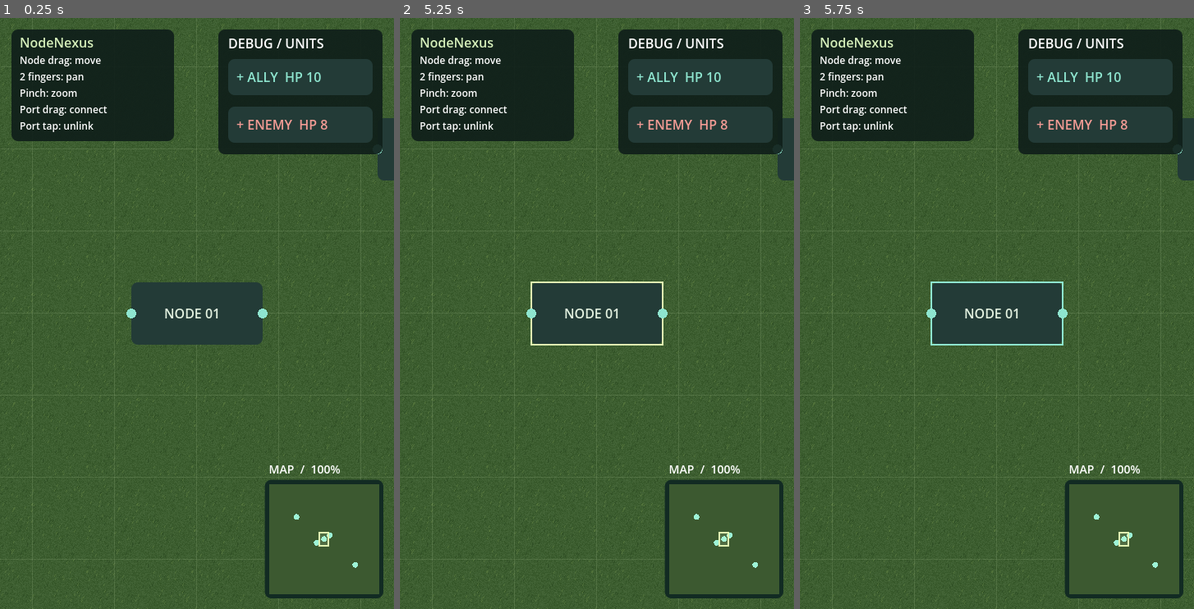
Above: before the commit, frames 1-3 (left to right).
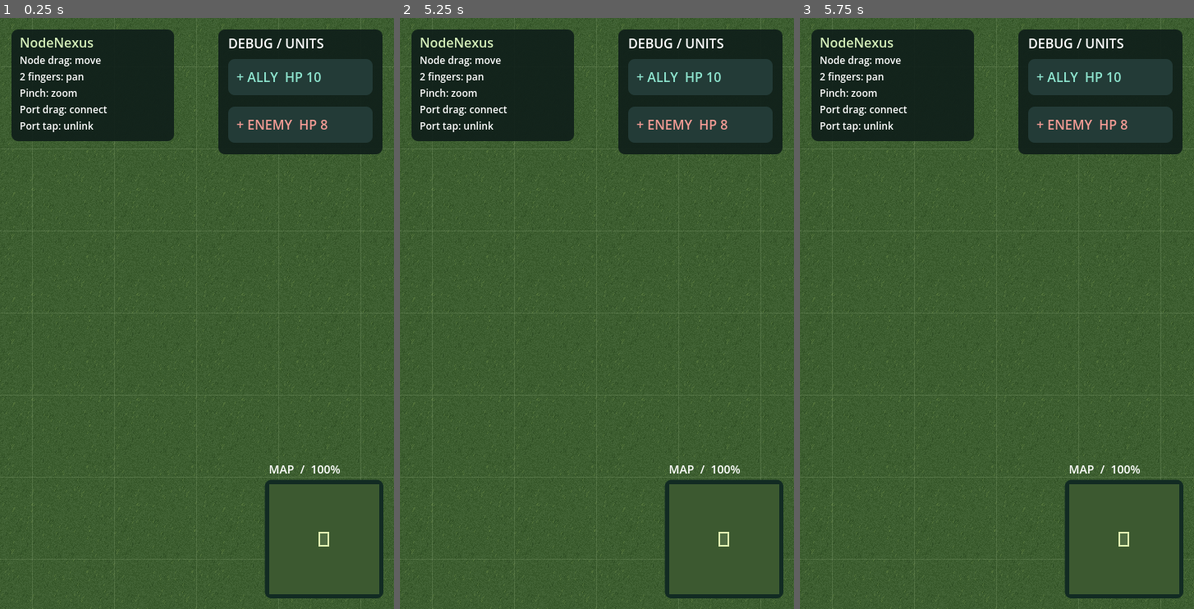
Above: after the commit, the same moments.

Repository: MCnagai/nodenexus-godot
Game: Godot game, scene res://scenes/main.tscn
Two runs of this game, one before a commit and one after it. Both use one fixed random seed, a clock stepped at 60 frames per second and the inputs below.
Inputs (mouse positions are in pixels of both pictures, inside the frame that each line leads up to):
- Up to frame 1 (0.25 s): no input
- Up to frame 2 (5.25 s): tap Enter at 0.5, 2, 3.5 s; move the mouse to (683, 283) at 0.52 s; click (683, 283) at 0.67 s; tap Space at 1.25, 2.75, 4.25 s; drag from (518, 343) to (577, 431) at 1.27 s; move the mouse to (636, 183) at 2.02 s; click (636, 183) at 2.17 s; drag from (577, 431) to (478, 224) at 2.77 s; move the mouse to (715, 402) at 3.52 s; click (715, 402) at 3.67 s; drag from (478, 224) to (537, 165) at 4.27 s; move the mouse to (616, 313) at 5.02 s; click (616, 313) at 5.17 s
- Up to frame 3 (5.75 s): no input

The runs differ from the first frame. In frame 1, 3.9% of the frame differs, in the area x 32-100%, y 16-94%; in frame 2, 4.0%; in frame 3, 4.0%.

Commit message:
Start the map without placeholder nodes

Diff:
--- a/scripts/main.gd
+++ b/scripts/main.gd
@@ -15,8 +15,8 @@
 
 var camera_position := MAP_SIZE / 2.0
 var camera_zoom := 1.0
-# Temporary markers; replace with the live node collection when units are implemented.
-var node_positions: Array[Vector2] = [Vector2(3000, 3000), Vector2(3300, 2800), Vector2(2600, 3200), Vector2(1500, 1800), Vector2(4700, 4400)]
+# The board starts empty; debug units are created through the menu.
+var node_positions: Array[Vector2] = []
 var units: Dictionary = {}
 # One connection per debug output; replacing a connection changes its target.
 var connections: Dictionary = {}
--- a/tests/test_smoke.gd
+++ b/tests/test_smoke.gd
@@ -29,6 +29,9 @@
     root.add_child(scene)
     await process_frame
     check(scene.grass != null, "Grass texture missing")
+    check(scene.node_positions.is_empty() and scene.units.is_empty() and scene.connections.is_empty(), "Board should start empty")
+    var fixture: int = scene.spawn_unit(true)
+    scene.node_positions[fixture] = scene.camera_position
     var start: Vector2 = scene.camera_position
     var button := InputEventMouseButton.new()
     button.button_index = MOUSE_BUTTON_RIGHT
Not shown, changed: README.md
Not shown, changed: docs/mobile-setup.md
Not shown, changed: tests/test_web.cjs
